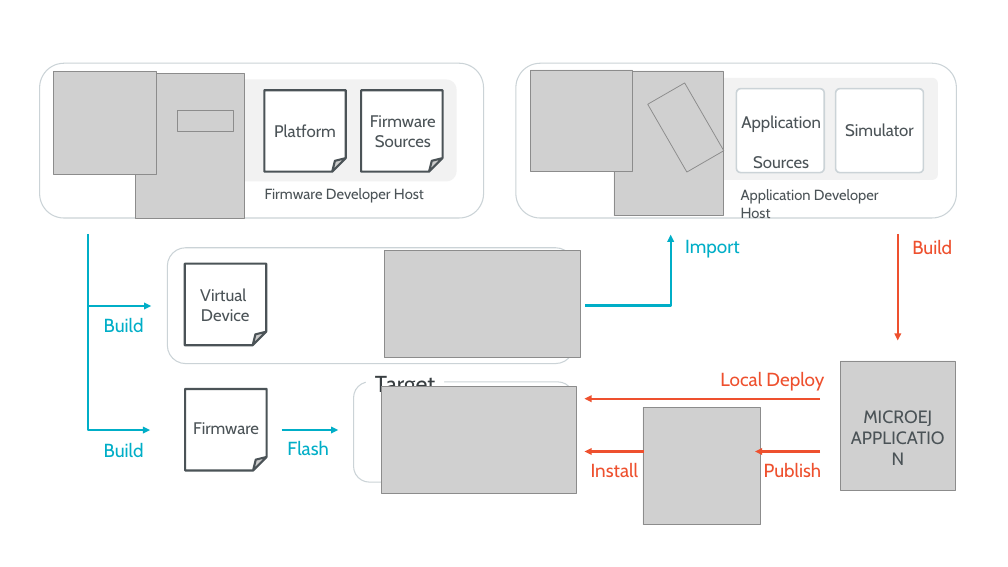
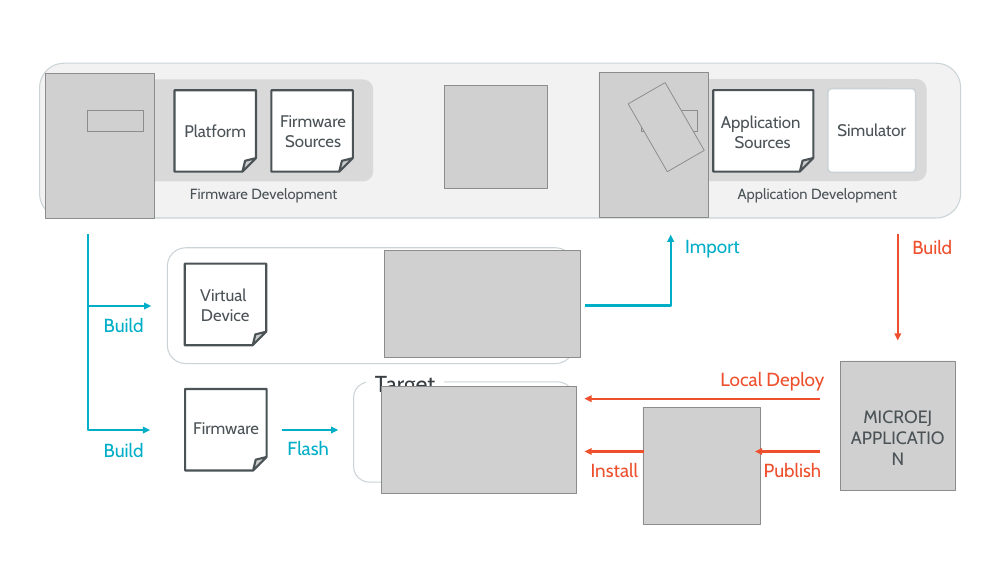
Before and after one commit to MicroEJ/docs, a slide deck: slide 1 of overview/images/toolchain.pptx. Drawn at 1008x567 pixels with LibreOffice and Linux fonts; fonts in the diff are those of the drawing; grey boxes stand for pictures. Boxes give left, top, right and bottom in pixels: in the first picture for what was removed or moved away, otherwise in the second. Text is boxed around its words. In the diff, an @@ line names an element or a change of style, - is before the commit and + after.

```diff
--- a/overview/images/toolchain.pptx
+++ b/overview/images/toolchain.pptx
@@ rounded rectangle: place and size @@
-rounded rectangle at box(39, 64, 483, 219)
+rounded rectangle at box(39, 64, 960, 219)
@@ rounded rectangle at box(39, 64, 960, 219): fill #FFFFFF to #F2F2F2 @@
@@ rounded rectangle: place and size @@
-rounded rectangle at box(187, 79, 457, 181)
+rounded rectangle at box(97, 79, 374, 181)
@@ rounded rectangle at box(97, 79, 374, 181): fill #F2F2F2 to #D9D9D9 @@
@@ picture: place and size @@
-picture at box(54, 72, 157, 175)
+picture at box(445, 85, 547, 188)
@@ rounded rectangle removed at box(516, 64, 957, 219) @@
-vz
@@ picture removed at box(531, 70, 632, 171) @@
@@ picture: place and size @@
-picture at box(614, 71, 723, 216)
+picture at box(599, 73, 708, 218)
@@ picture: place and size @@
-picture at box(648, 82, 724, 172)
+picture at box(628, 82, 704, 172)
@@ rounded rectangle: place and size @@
-rounded rectangle at box(671, 78, 938, 180)
+rounded rectangle at box(650, 79, 927, 181)
@@ rounded rectangle at box(650, 79, 927, 181): fill #F2F2F2 to #D9D9D9; proportions changed @@
@@ rounded rectangle removed at box(737, 88, 824, 172) @@
@@ rounded rectangle: place and size @@
-rounded rectangle at box(836, 88, 923, 172)
+rounded rectangle at box(828, 88, 916, 172)
@@ 2 pictures, 2 texts, 2 folded corners: place and size @@
-2 pictures, 2 texts, 2 folded corners at box(135, 73, 443, 219)
+2 pictures, 2 texts, 2 folded corners at box(45, 73, 353, 219)
@@ picture added at box(641, 110, 697, 132) @@
@@ text "Application Sources" rewrapped from box(741, 115, 821, 173) to box(721, 115, 801, 148) @@
@@ folded corner added at box(713, 90, 814, 172), fill #FFFFFF, outline #4B5357 2 pt @@
@@ text "Simulator": place and size @@
-text "Simulator" at box(845, 123, 914, 136)
+text "Simulator" at box(837, 123, 906, 136)
@@ text in rounded rectangle at box(254, 132, 270, 153): text removed @@
-vz
@@ text at box(190, 188, 337, 203): text changed @@
-Firmware Developer Host
+Firmware Development
@@ text at box(738, 188, 897, 203): text changed @@
-Application Developer Host
+Application Development
```
Also in this commit, not shown: 22 other files.
